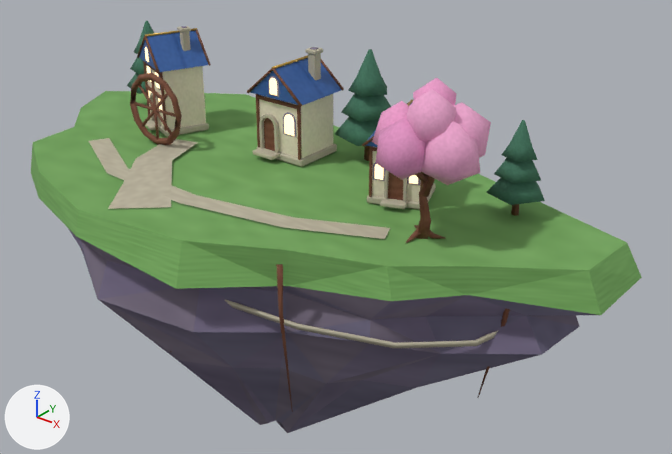
The glTF model public/assets/models/environment/sky-hamlet-balanced.glb: old version first, new version second.
Both versions are drawn from a 50 mm camera at (14.79, -15.68, 8.8) aimed at (1.66, 0.74, -1.38). Arrows for +X, +Y and +Z are at lower left; the lights stay in place. The picture after the commit comes second. Vertices at exactly the same position are counted once.

Script lines for the objects in view, before the commit:
```python
me_hamlet_fractured_cliff_003 = bpy.data.meshes.new('hamlet_fractured_cliff.003')
me_hamlet_fractured_cliff_003.from_pydata(...)  # 2181 vertices, 3924 faces; spans x -8.0..9.1, y -4.7..3.9, z -7.0..3.4
me_hamlet_fractured_cliff_003.materials.append(mat_lavender_layered_cliff)
me_hamlet_fractured_cliff_003.materials.append(mat_meadow_and_moss)
me_hamlet_fractured_cliff_003.materials.append(mat_warm_carved_timber)
me_hamlet_fractured_cliff_003.materials.append(mat_carved_sandstone)
me_hamlet_fractured_cliff_003.materials.append(mat_ivory_limestone)
me_hamlet_fractured_cliff_003.materials.append(mat_royal_blue_glazed_slate)
me_hamlet_fractured_cliff_003.materials.append(mat_brushed_antique_gold)
me_hamlet_fractured_cliff_003.materials.append(mat_warm_lit_glass)
me_hamlet_fractured_cliff_003.materials.append(mat_sakura_blossom_clusters)
me_hamlet_fractured_cliff_003.materials.append(mat_deep_evergreen_foliage)
ob_sky_hamlet = bpy.data.objects.new('sky-hamlet', me_hamlet_fractured_cliff_003)
ob_sky_hamlet.location = (0.0, 0.0, 0.0)
```
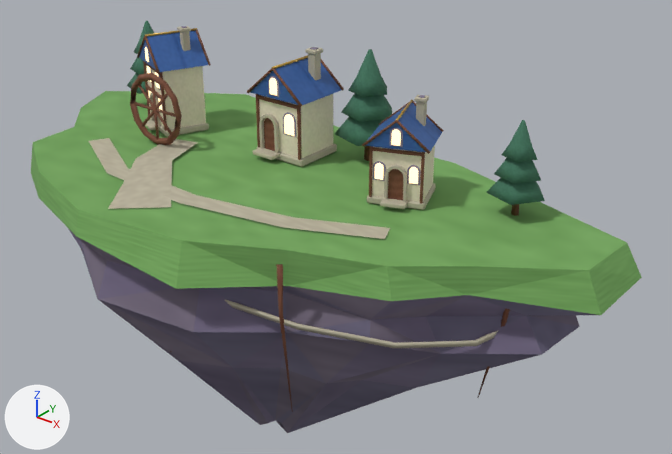
Pixel boxes [x1, y1, x2, y2] of what changed, in the pictures (672 x 454 px):
part 1 of me_hamlet_fractured_cliff_003, deleted (pink)
    before: [372, 78, 491, 243]

Patch to the scene script:
```diff
--- a/public/assets/models/environment/sky-hamlet-balanced.glb.py
+++ b/public/assets/models/environment/sky-hamlet-balanced.glb.py
@@ me_hamlet_fractured_cliff_003 @@
 # used by ob_sky_hamlet; location = (0.0, 0.0, 0.0)
-me_hamlet_fractured_cliff_003.from_pydata(...)  # 2181 vertices, 3924 faces; spans x -8.0..9.1, y -4.7..3.9, z -7.0..3.4
+me_hamlet_fractured_cliff_003.from_pydata(...)  # 1993 vertices, 3608 faces; spans x -8.0..9.1, y -4.7..3.9, z -7.0..2.9
+# me_hamlet_fractured_cliff_003 part 1: 15 loose pieces with 188 vertices, spanning x 4.0..6.5, y -2.0..0.2, z 0.0..3.4, are deleted
 me_hamlet_fractured_cliff_003.materials.append(mat_lavender_layered_cliff)
@@ me_hamlet_fractured_cliff_003 @@
 me_hamlet_fractured_cliff_003.materials.append(mat_warm_lit_glass)
-me_hamlet_fractured_cliff_003.materials.append(mat_sakura_blossom_clusters)
 me_hamlet_fractured_cliff_003.materials.append(mat_deep_evergreen_foliage)
```
